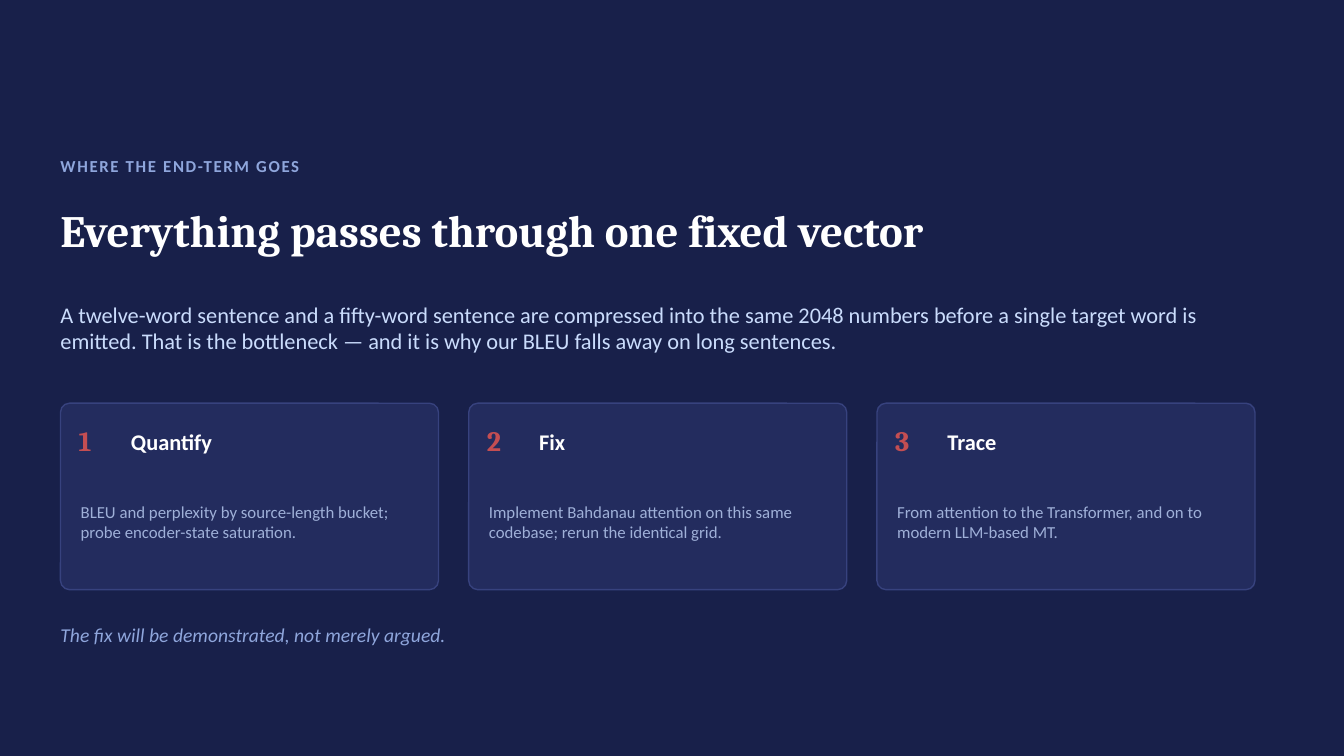
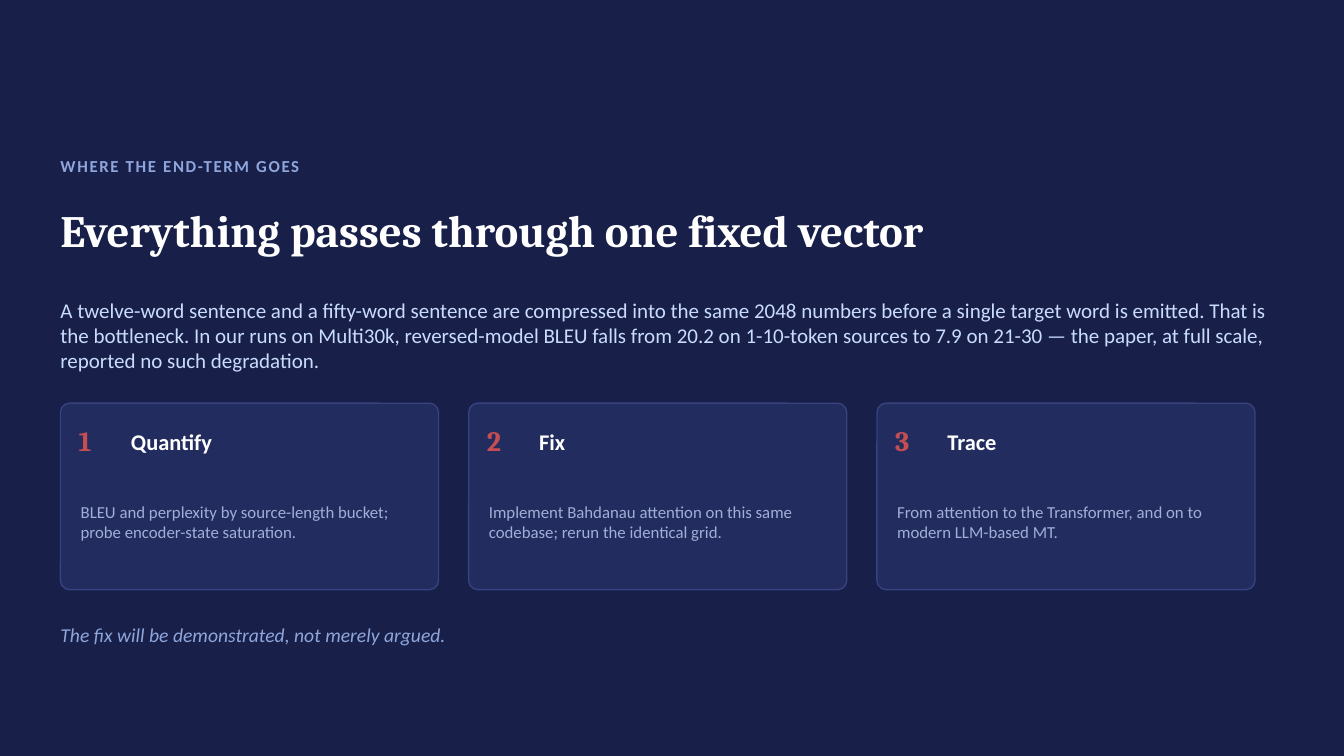
Before and after one commit to RubenS183/seq2seq-ee5180, a slide deck: slide 12 of slides/EE5180_midterm_slides.pptx. Drawn at 1344x756 pixels with LibreOffice and Linux fonts; fonts in the diff are those of the drawing. Boxes give left, top, right and bottom in pixels: in the first picture for what was removed or moved away, otherwise in the second. Text is boxed around its words. In the diff, an @@ line names an element or a change of style, - is before the commit and + after.

```diff
--- a/slides/EE5180_midterm_slides.pptx
+++ b/slides/EE5180_midterm_slides.pptx
@@ text at <box>60,303,1265,372</box>: text changed; size 16 to 15 pt @@
-A twelve-word sentence and a fifty-word sentence are compressed into the same 2048 numbers before a single target word is emitted. That is the bottleneck — and it is why our BLEU falls away on long sentences.
+A twelve-word sentence and a fifty-word sentence are compressed into the same 2048 numbers before a single target word is emitted. That is the bottleneck. In our runs on Multi30k, reversed-model BLEU falls from 20.2 on 1-10-token sources to 7.9 on 21-30 — the paper, at full scale, reported no such degradation.
```
Also in this commit, not shown: 2 other files.
